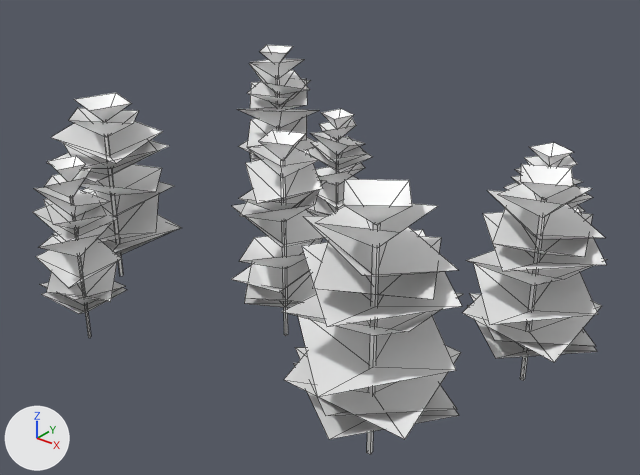
One commit to the FBX model Assets/Graphic/Detail/Kelp/OBJ_FoliageWater_Kelp.fbx: the scene before it, then after it.
Both versions are drawn from a camera (50 mm lens) standing at (0.0654, -0.06865, 0.01205) and looking at (0.0519, -0.05178, 0.00159). Lighting does not change. The marker at lower left points along +X, +Y and +Z. Mesh edges are drawn as thin lines. Where no turn or scale is listed for an object, it has been applied to the vertices.

The older version as bpy lines, for what is in view:
```python
me_mesh = bpy.data.meshes.new('Mesh')
me_mesh.from_pydata(...)  # 464 vertices, 360 faces; spans x -0.0074..0.0082, y -0.0063..0.0068, z -0.0031..0.0031
me_mesh.materials.append(mat_kelp_low)  # its picture is missing
ob_kelp_low10 = bpy.data.objects.new('kelp_Low10', me_mesh)
ob_kelp_low10.location = (0.05132, -0.05147, 0.00232)
```
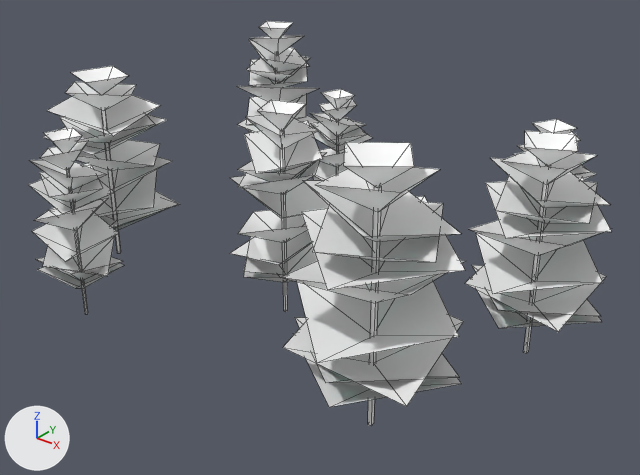
Location of each change, (x1, y1, x2, y2) in pixels of the pictures (640 x 475 px; the box of a moved part takes in the faces that stretch with it):
'kelp_Low10', reshaped, moved: before (33, 45, 607, 454); after (29, 21, 612, 426)
part 1 of me_mesh, moved or reshaped: before (470, 293, 596, 346); after (472, 265, 600, 316)
part 2 of me_mesh, moved or reshaped: before (492, 208, 593, 257); after (495, 176, 597, 223)
part 3 of me_mesh, moved or reshaped: before (498, 183, 593, 217); after (501, 150, 597, 184)
part 4 of me_mesh, moved or reshaped: before (466, 250, 607, 286); after (469, 220, 612, 255)
part 5 of me_mesh, moved or reshaped: before (463, 294, 602, 362); after (465, 264, 607, 332)
part 6 of me_mesh, moved or reshaped: before (474, 264, 598, 325); after (476, 233, 603, 294)
part 7 of me_mesh, moved or reshaped: before (487, 190, 605, 239); after (491, 158, 610, 208)
part 8 of me_mesh, moved or reshaped: before (521, 164, 573, 199); after (525, 131, 578, 165)
part 9 of me_mesh, moved or reshaped: before (483, 208, 606, 271); after (485, 177, 612, 238)
part 10 of me_mesh, moved or reshaped: before (520, 198, 547, 380); after (523, 165, 551, 353)
part 11 of me_mesh, moved or reshaped: before (468, 305, 597, 358); after (470, 277, 602, 328)
part 12 of me_mesh, moved or reshaped (not visible afterwards): before (307, 206, 328, 216)
part 13 of me_mesh, moved or reshaped: before (311, 136, 367, 164); after (311, 118, 367, 146)
part 14 of me_mesh, moved or reshaped: before (320, 118, 356, 140); after (319, 99, 356, 121)
part 15 of me_mesh, moved or reshaped: before (315, 163, 365, 185); after (319, 148, 345, 167)
part 16 of me_mesh, moved or reshaped: before (314, 196, 344, 215); after (313, 176, 320, 180)
part 17 of me_mesh, moved or reshaped: before (318, 176, 357, 208); after (314, 161, 348, 180)
part 18 of me_mesh, moved or reshaped: before (311, 132, 366, 155); after (310, 113, 366, 136)
part 19 of me_mesh, moved or reshaped: before (321, 109, 354, 128); after (321, 89, 354, 109)
part 20 of me_mesh, moved or reshaped: before (308, 146, 373, 172); after (313, 127, 373, 153)
part 21 of me_mesh, moved or reshaped: before (336, 140, 338, 210); after (336, 121, 339, 174)
part 22 of me_mesh, moved or reshaped: before (245, 263, 316, 302); after (244, 236, 317, 275)
part 23 of me_mesh, moved or reshaped: before (239, 181, 326, 211); after (238, 152, 326, 182)
part 24 of me_mesh, moved or reshaped: before (33, 92, 181, 338); after (29, 66, 179, 314)

Edits to the bpy script that builds the scene:
```text
Change me_mesh:
    remove me_mesh.from_pydata(...)  # 464 vertices, 360 faces; spans x -0.0074..0.0082, y -0.0063..0.0068, z -0.0031..0.0031
    add me_mesh.from_pydata(...)  # 464 vertices, 360 faces; spans x -0.0074..0.0082, y -0.0063..0.0068, z 0.0..0.0062
    me_mesh part 1: the loose piece of 5 vertices spanning x 0.0048..0.0082, y -0.0013..0.0021, z -0.0021..-0.0012 is moved by (0.0, 0.0, 0.0031)
    me_mesh part 2: the loose piece of 5 vertices spanning x 0.0053..0.0078, y -0.0008..0.0017, z 0.0004..0.0011 is moved by (0.0, 0.0, 0.0031)
    me_mesh part 3: the loose piece of 5 vertices spanning x 0.0057..0.0073, y -0.0004..0.0012, z 0.0013..0.0021 is moved by (0.0, 0.0, 0.0031)
    me_mesh part 4: the loose piece of 5 vertices spanning x 0.0053..0.0077, y -0.0008..0.0016, z -0.0005..0.0006 is moved by (0.0, 0.0, 0.0031)
    me_mesh part 5: the loose piece of 5 vertices spanning x 0.0053..0.0078, y -0.0009..0.0015, z -0.0017..-0.0007 is moved by (0.0, 0.0, 0.0031)
    me_mesh part 6: the loose piece of 5 vertices spanning x 0.0048..0.0082, y -0.0013..0.002, z -0.0011..-0.0002 is moved by (0.0, 0.0, 0.0031)
    me_mesh part 7: the loose piece of 5 vertices spanning x 0.0052..0.0079, y -0.001..0.0018, z 0.0008..0.0017 is moved by (0.0, 0.0, 0.0031)
    me_mesh part 8: the loose piece of 5 vertices spanning x 0.0058..0.0072, y -0.0004..0.0011, z 0.0018..0.0024 is moved by (0.0, 0.0, 0.0031)
    me_mesh part 9: the loose piece of 5 vertices spanning x 0.0049..0.0082, y -0.0012..0.002, z 0.0002..0.0011 is moved by (0.0, 0.0, 0.0031)
    me_mesh part 10: the loose piece of 8 vertices spanning x 0.0065..0.0066, y 0.0003..0.0004, z -0.0031..0.0018 is moved by (0.0, 0.0, 0.0031)
    me_mesh part 11: the loose piece of 5 vertices spanning x 0.0048..0.0082, y -0.0013..0.0021, z -0.0023..-0.0016 is moved by (0.0, 0.0, 0.0031)
    me_mesh part 12: the loose piece of 5 vertices spanning x -0.0022..-0.0006, y 0.0021..0.0038, z -0.0021..-0.0014 is moved by (0.0, 0.0, 0.0029)
    me_mesh part 13: the loose piece of 5 vertices spanning x -0.0022..-0.0005, y 0.0021..0.0039, z -0.0001..0.0005 is moved by (0.0, 0.0, 0.0029)
    me_mesh part 14: the loose piece of 5 vertices spanning x -0.0021..-0.0007, y 0.0022..0.0037, z 0.0007..0.0013 is moved by (0.0, 0.0, 0.0029)
    me_mesh part 15: the loose piece of 5 vertices spanning x -0.0025..-0.0003, y 0.0019..0.0041, z -0.0008..0.0001 is moved by (0.0, 0.0, 0.0029)
    me_mesh part 16: the loose piece of 5 vertices spanning x -0.0024..-0.0002, y 0.0018..0.0041, z -0.0018..-0.0009 is moved by (0.0, 0.0, 0.0029)
    me_mesh part 17: the loose piece of 5 vertices spanning x -0.0022..-0.0005, y 0.0021..0.0038, z -0.0013..-0.0005 is moved by (0.0, 0.0, 0.0029)
    me_mesh part 18: the loose piece of 5 vertices spanning x -0.0021..-0.0006, y 0.0022..0.0037, z 0.0002..0.001 is moved by (0.0, 0.0, 0.0029)
    me_mesh part 19: the loose piece of 5 vertices spanning x -0.0018..-0.0009, y 0.0025..0.0034, z 0.0011..0.0015 is moved by (0.0, 0.0, 0.0029)
    me_mesh part 20: the loose piece of 5 vertices spanning x -0.0021..-0.0005, y 0.0022..0.0038, z -0.0003..0.0005 is moved by (0.0, 0.0, 0.0029)
    me_mesh part 21: the loose piece of 8 vertices spanning x -0.0014..-0.0013, y 0.0029..0.003, z -0.0029..0.0011 is moved by (0.0, 0.0, 0.0029)
    me_mesh part 22: the loose piece of 5 vertices spanning x -0.0007..0.002, y -0.0031..-0.0004, z -0.002..-0.0011 is moved by (0.0, 0.0, 0.0031)
    me_mesh part 23: the loose piece of 5 vertices spanning x -0.0004..0.0016, y -0.0028..-0.0009, z 0.0005..0.0013 is moved by (0.0, 0.0, 0.0031)
    me_mesh part 24: all 116 vertices in x -0.0074..-0.0023, y -0.0063..-0.0004, z -0.0031..0.0024 are moved by (0.0, 0.0, 0.0031)
    me_mesh part 25: 106 of the vertices in x -0.0008..0.0071, y -0.0062..-0.0004, z -0.0031..0.0031 are moved by (0.0, 0.0, 0.0031)
    me_mesh part 26: all 58 vertices in x 0.0036..0.0061, y 0.0031..0.0056, z -0.003..0.0014 are moved by (0.0, 0.0, 0.003)
    me_mesh part 27: all 58 vertices in x -0.0072..-0.0043, y 0.0038..0.0068, z -0.0031..0.0024 are moved by (0.0, 0.0, 0.0031)
Change ob_kelp_low10:
    ob_kelp_low10.location: (0.05132, -0.05147, 0.00232) -> (0.05132, -0.05147, 0.0)
```
